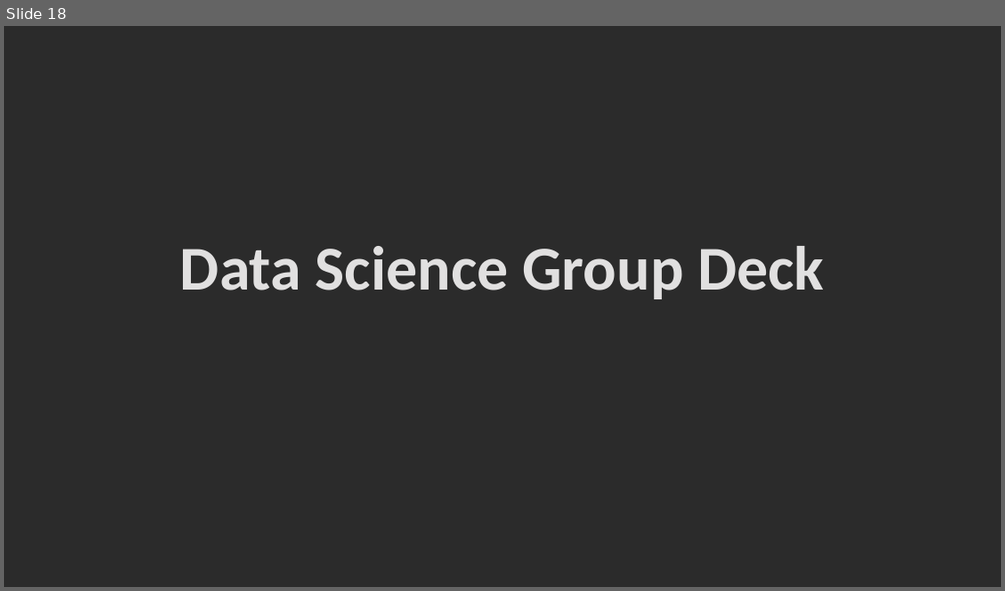
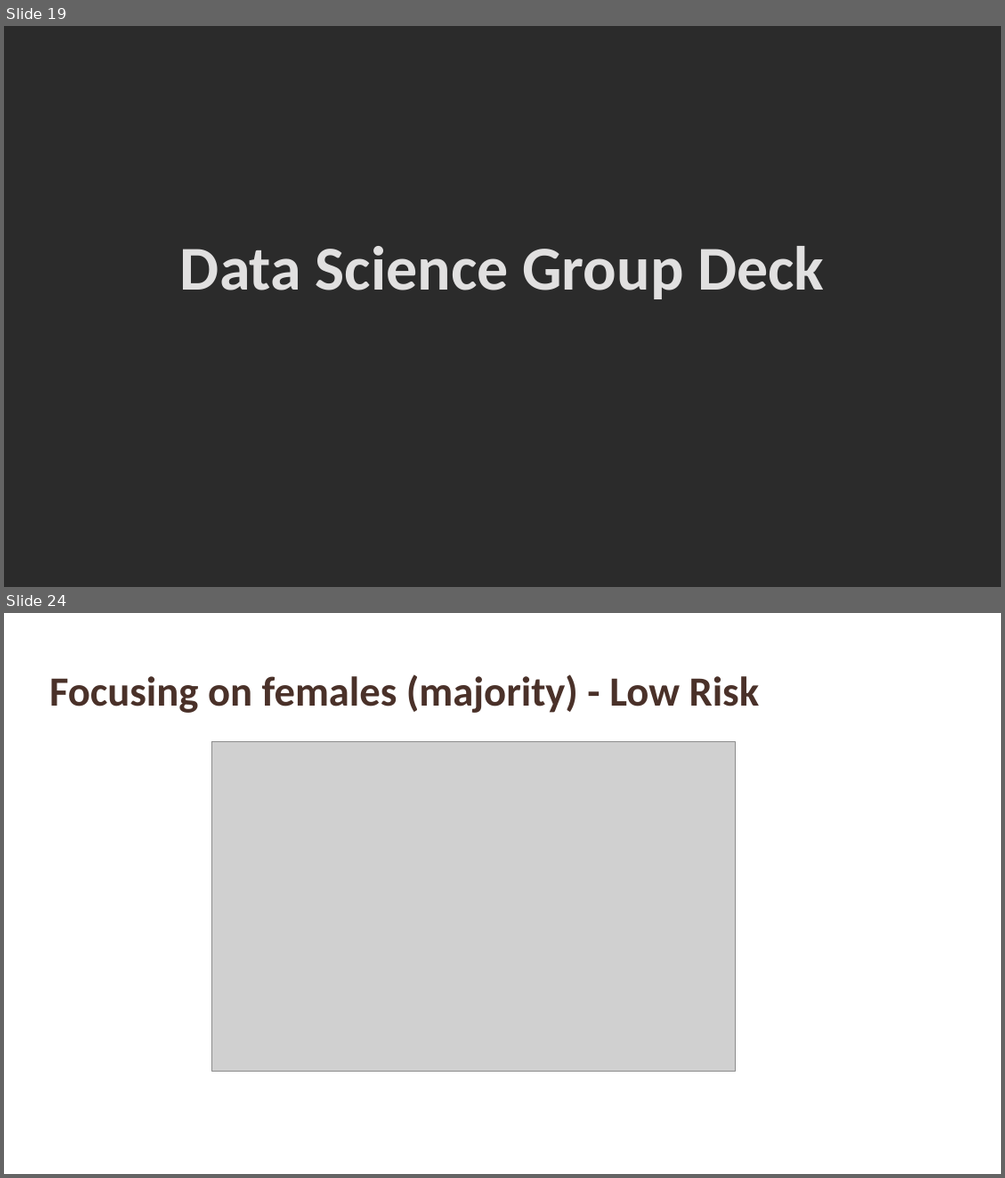
Before and after one commit to suhitasva/Auto_Insurance_Study, a slide deck: Insurance_Case_Study_Results_SVA.pptx. Shown one above the other, each under a label of ours: slide 18 before the commit, slides 19 and 24 after it; the slides between them are not shown. The pictures are 1005x591 and 1005x1178 pixels, drawn with LibreOffice and Linux fonts; fonts in the diff are those of the drawing; grey boxes stand for pictures; background and template pictures are left out; a plain dark background stands for a picture behind light text. Boxes give left, top, right and bottom in pixels: in the first picture for what was removed or moved away, otherwise in the second. Text is boxed around its words. In the diff, an @@ line names an element or a change of style, - is before the commit and + after.

```diff
--- a/Insurance_Case_Study_Results_SVA.pptx
+++ b/Insurance_Case_Study_Results_SVA.pptx
@@ slide 24 added at [4, 613, 1001, 1174], background picture (left out) @@
@@ title added at [49, 674, 760, 713], 40 pt, text #4A3128, bold @@
+Focusing on females (majority) - Low Risk
@@ picture added at [212, 742, 736, 1070] @@
@@ what was slide 18 is now slide 19 @@
```
Also in this commit, not shown: 1 slide changed, 14 other slides added, 4 slides removed.
